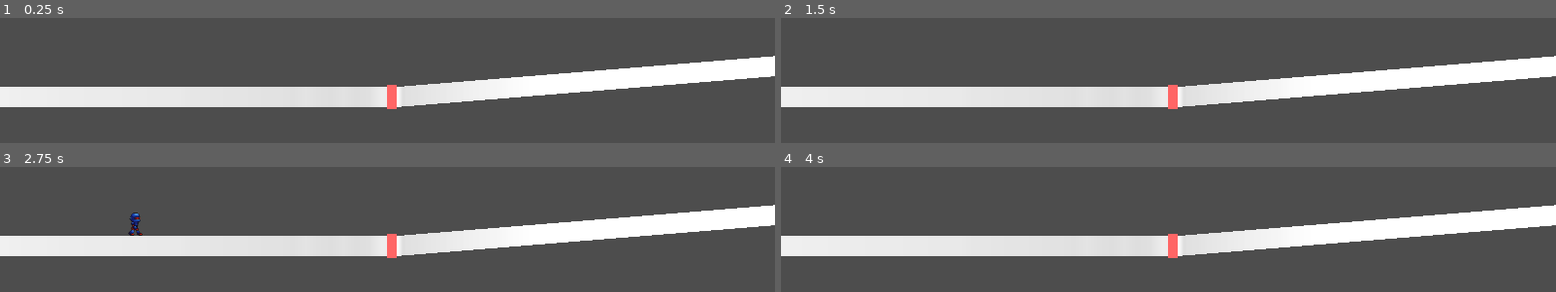
Above: before the commit, frames 1-4 (two rows, left to right).
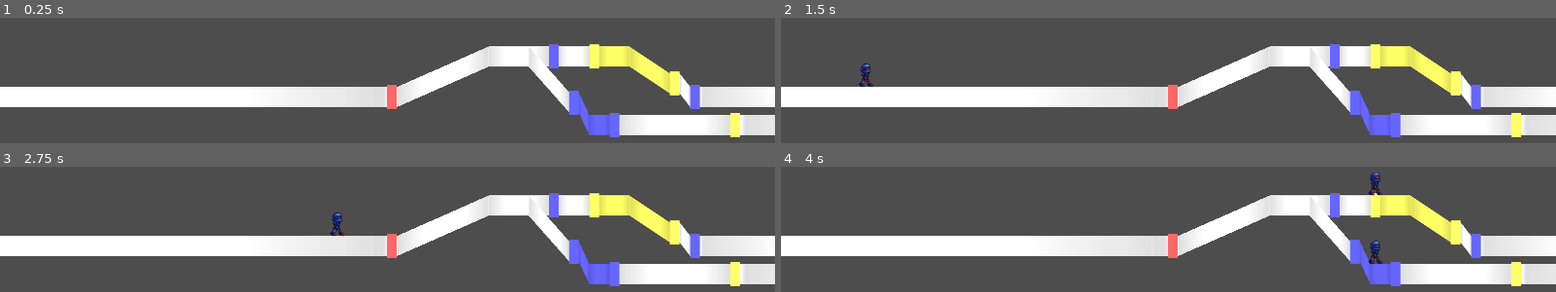
Above: after the commit, the same moments.

Repository: junu192857/Vexatonic-dash-2
Game: Godot game, scene res://Scenes/RhythmScene.tscn
Two runs of this game, one before a commit and one after it. Both use one fixed random seed, a clock stepped at 60 frames per second and the inputs below. Sound files missing from this copy of the repository are replaced by a short silence.
Inputs:
- Up to frame 1 (0.25 s): no input
- Up to frame 2 (1.5 s): tap Enter at 0.5 s; hold A (a) 0.53-1.28 s; tap D (d) at 0.8, 1.35 s; tap Space at 1.25 s
- Up to frame 3 (2.75 s): tap K (k) at 1.55 s; hold K (k) from 2.03 s (still down); tap L (l) at 2.3 s
- Up to frame 4 (4 s): release K (k) at 2.78 s; tap L (l) at 2.85 s; tap S (s) at 3.05 s; hold S (s) from 3.53 s (still down); tap A (a) at 3.8 s

The runs differ from the first frame. In frame 1, 20% of the frame differs, in the area x 24-100%, y 20-96%; in frame 2, 20%; in frame 3, 20%, in the area x 16-100%, y 20-96%; in frame 4, 20%.

Commit message:
Error Checking 추가

Diff:
--- a/vexatonic-dash-2/Charts/test.csv
+++ b/vexatonic-dash-2/Charts/test.csv
@@ -3,7 +3,7 @@
 1500 1 0 0 0
 800 1 0 0 0
 1000 2 1 1400 0
-900 1 1 1200 1
+900 1 1 1100 1
 1700 2 0 0 1
 
 
--- a/vexatonic-dash-2/Scripts/Scripts_without_Node/ChartParser.gd
+++ b/vexatonic-dash-2/Scripts/Scripts_without_Node/ChartParser.gd
@@ -42,6 +42,9 @@
 			var color = int(parts[1])
 			var type = int(parts[2])
 			var end_time = float(parts[3]) if type == 1 else time #단노트일 시 시작 시간과 종료 시간이 같음
+			if (type == 1 and time > end_time):
+				push_error("롱노트의 끝이 시작보다 빠릅니다")
+				continue
 			var lane = int(parts[4])
 
 			noteDatas.append(NoteData.new(time, color, type, end_time, lane))
--- a/vexatonic-dash-2/Scripts/Scripts_without_Node/Lane.gd
+++ b/vexatonic-dash-2/Scripts/Scripts_without_Node/Lane.gd
@@ -42,17 +42,29 @@
 	for note:Note in notes:
 		print("Note: time %f, color %d, type %d" % [note.get_time(), note.get_color(), note.get_type()])
 
+func check_note_error() -> bool:
+	var lane_start = keyframes[0].x
+	var lane_end = keyframes[-1].x
+	for note:Note in notes:
+		if (note.get_time() < lane_start or note.get_time() > lane_end):
+			push_error("ERROR: 레인 시작 전 또는 종료 후에 노트가 있습니다.")
+			return true
+		if (note.get_type() == 1 and note.get_end_time() > lane_end):
+			push_error("ERROR: 롱노트의 끝점이 레인 끝 이후입니다")
+			return true
+	return false
+
 func get_height(time_ms: float) -> float:
 	#print("My time: %f" % time_ms)
 	if time_ms < keyframes[0].x:
 		if (!is_init):
-			push_error("ERROR: 레인 %d 시작 전에 노트가 있습니다. (time: %sms)" % [lane_index, time_ms])
+			push_error("ERROR: 레인 %d 시작 전에는 높이를 찾을 수 없습니다. (time: %sms)" % [lane_index, time_ms])
 			return 0.0
 		else:
 			return keyframes[0].y
 
 	if time_ms > keyframes[-1].x:
-		push_error("ERROR: 레인 %d 종료 후에 노트가 있습니다. (time: %sms)" % [lane_index, time_ms])
+		push_error("ERROR: 레인 %d 종료 후에는 높이를 찾을 수 없습니다. (time: %sms)" % [lane_index, time_ms])
 		return 0.0
 
 	for i in range(keyframes.size() - 1):
--- a/vexatonic-dash-2/Scripts/Scripts_without_Node/Setting.gd
+++ b/vexatonic-dash-2/Scripts/Scripts_without_Node/Setting.gd
@@ -1,6 +1,6 @@
 class_name Setting
 
-static var speed = 5
+static var speed = 1
 
 static var PX_PER_MS = 0.5
 #단노트의 좌우 길이
